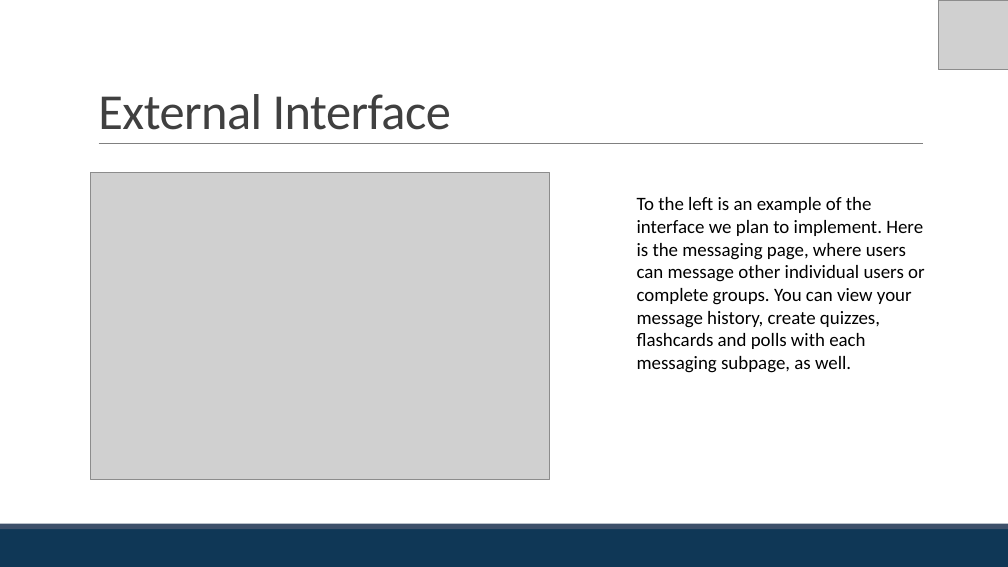
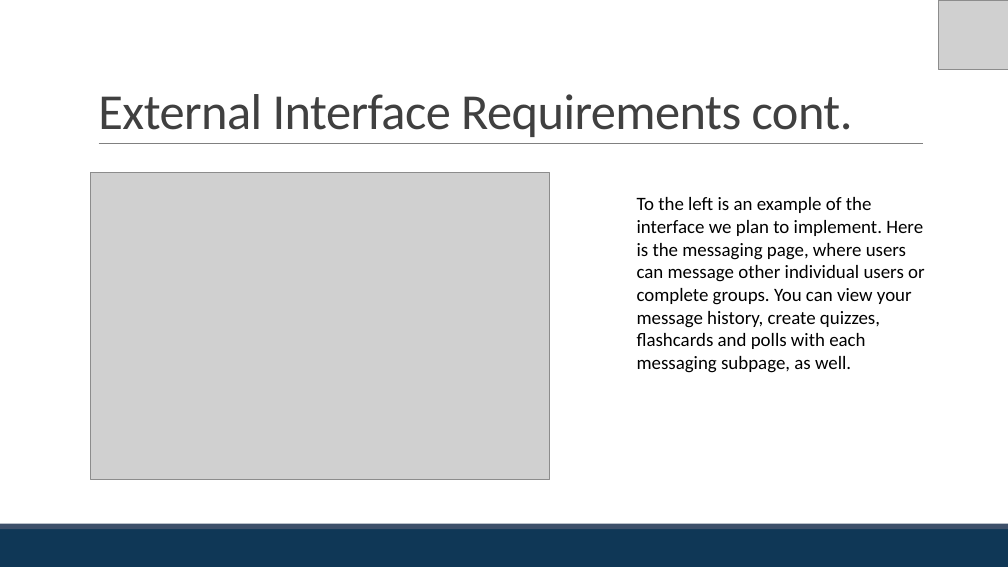
Before and after one commit to hudcho/Studious, a slide deck: slide 12 of ASGMNT3/JHET_Innovations-Assignment3-SRS-Presentation (1).pptx (slide 11 before the commit). Drawn at 1008x567 pixels with LibreOffice and Linux fonts; fonts in the diff are those of the drawing; grey boxes stand for pictures. Boxes give left, top, right and bottom in pixels: in the first picture for what was removed or moved away, otherwise in the second. Text is boxed around its words. In the diff, an @@ line names an element or a change of style, - is before the commit and + after.

```diff
--- a/ASGMNT3/JHET_Innovations-Assignment3-SRS-Presentation (1).pptx
+++ b/ASGMNT3/JHET_Innovations-Assignment3-SRS-Presentation (1).pptx
@@ title at bbox=[98, 94, 853, 137]: text changed @@
-External Interface
+External Interface Requirements cont.
```
Also in this commit, not shown: 4 other slides changed, 1 slide added, 1 slide removed, 2 other files.
